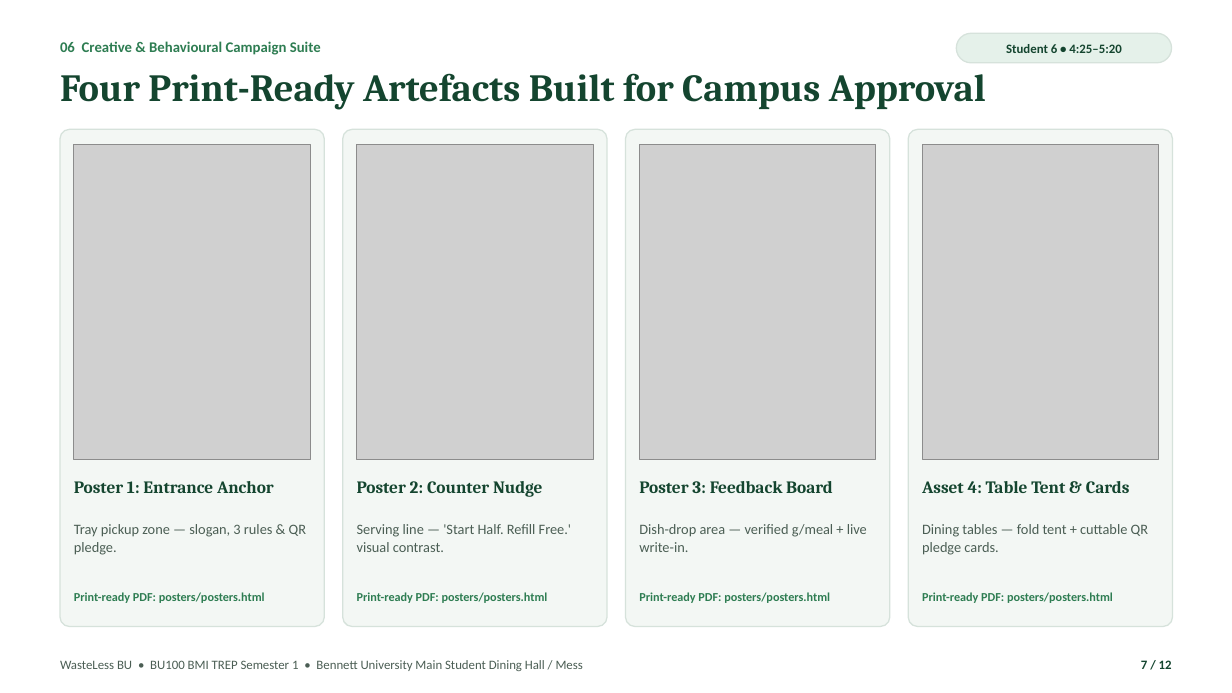
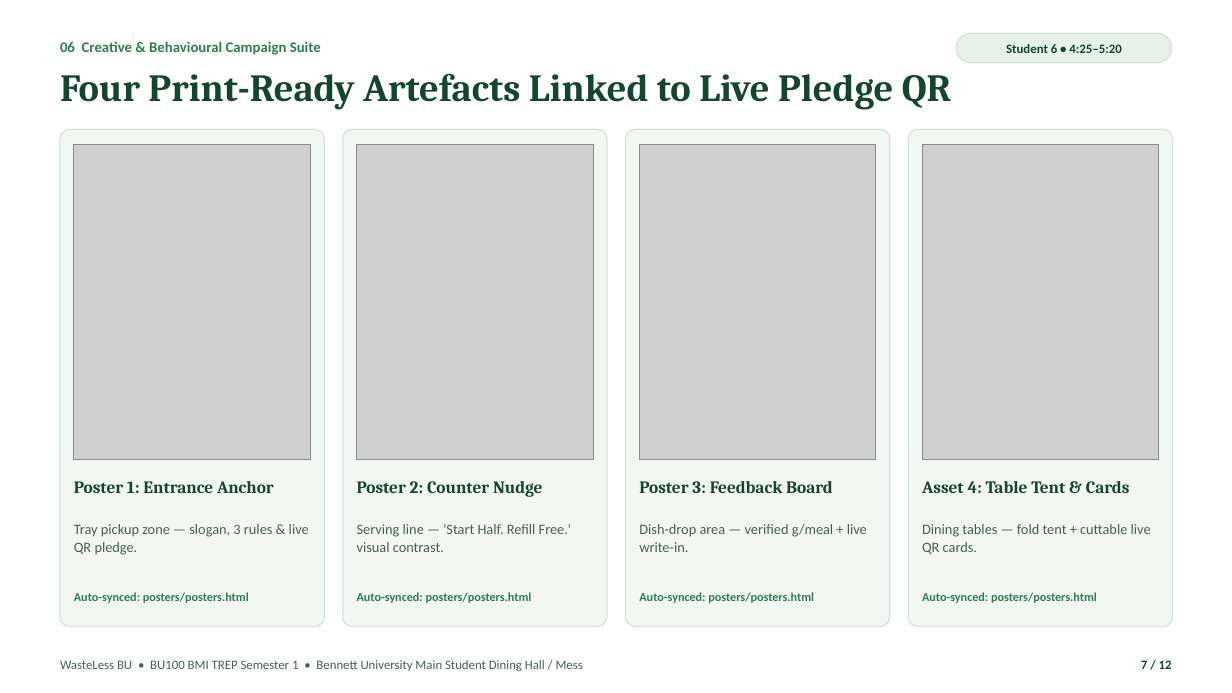
Before and after one commit to PRIYANSHVERMA-droid/wasteless-bu, a slide deck: slide 7 of WasteLess_BU_Pitch_Deck.pptx. Drawn at 1232x693 pixels with LibreOffice and Linux fonts; fonts in the diff are those of the drawing; grey boxes stand for pictures. Boxes give left, top, right and bottom in pixels: in the first picture for what was removed or moved away, otherwise in the second. Text is boxed around its words. In the diff, an @@ line names an element or a change of style, - is before the commit and + after.

```diff
--- a/WasteLess_BU_Pitch_Deck.pptx
+++ b/WasteLess_BU_Pitch_Deck.pptx
@@ text at (60,73,951,110): text changed @@
-Four Print-Ready Artefacts Built for Campus Approval
+Four Print-Ready Artefacts Linked to Live Pledge QR
@@ text at (74,524,309,555): text changed @@
-Tray pickup zone — slogan, 3 rules & QR pledge.
+Tray pickup zone — slogan, 3 rules & live QR pledge.
@@ text at (922,524,1151,554): text changed @@
-Dining tables — fold tent + cuttable QR pledge cards.
+Dining tables — fold tent + cuttable live QR cards.
@@ text at (74,592,249,603): text changed @@
-Print-ready PDF: posters/posters.html
+Auto-synced: posters/posters.html
@@ text at (357,592,532,603): text changed @@
-Print-ready PDF: posters/posters.html
+Auto-synced: posters/posters.html
@@ text at (639,592,814,603): text changed @@
-Print-ready PDF: posters/posters.html
+Auto-synced: posters/posters.html
@@ text at (922,592,1097,603): text changed @@
-Print-ready PDF: posters/posters.html
+Auto-synced: posters/posters.html
```
Also in this commit, not shown: 11 other slides changed, 9 other files.
